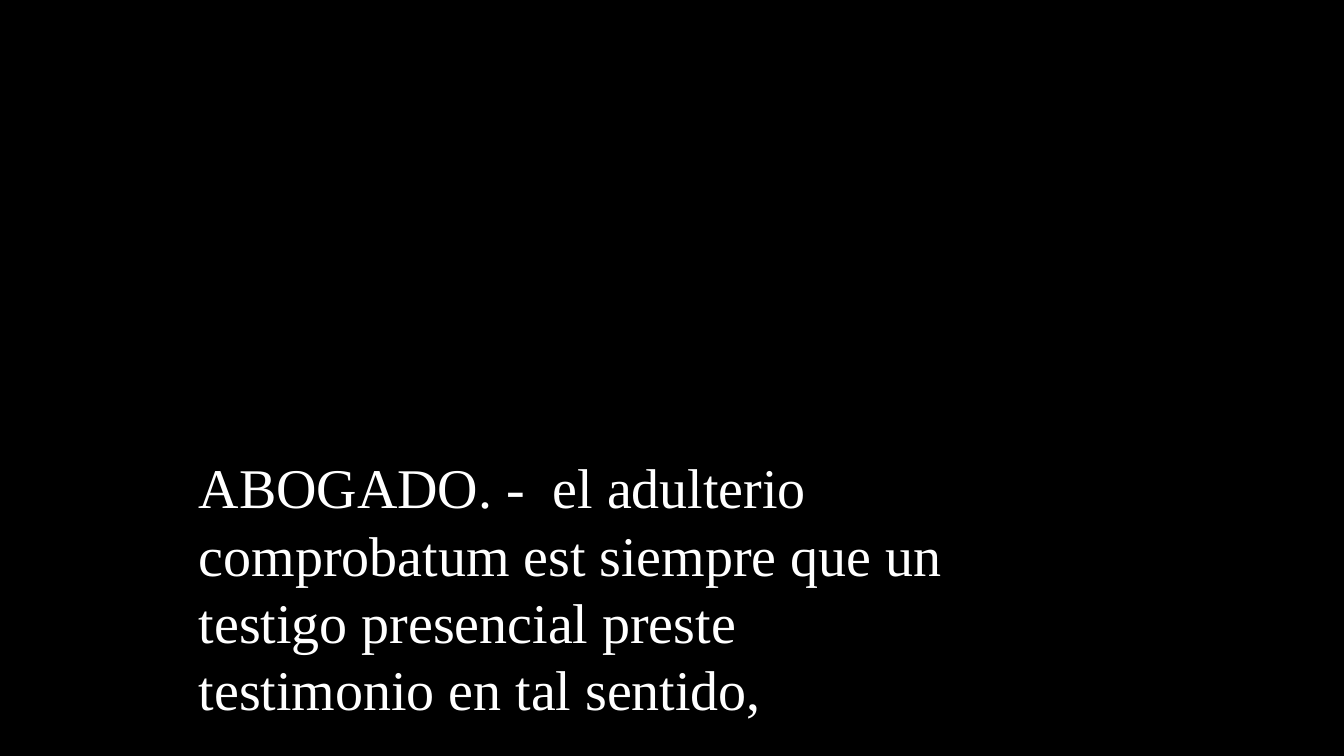
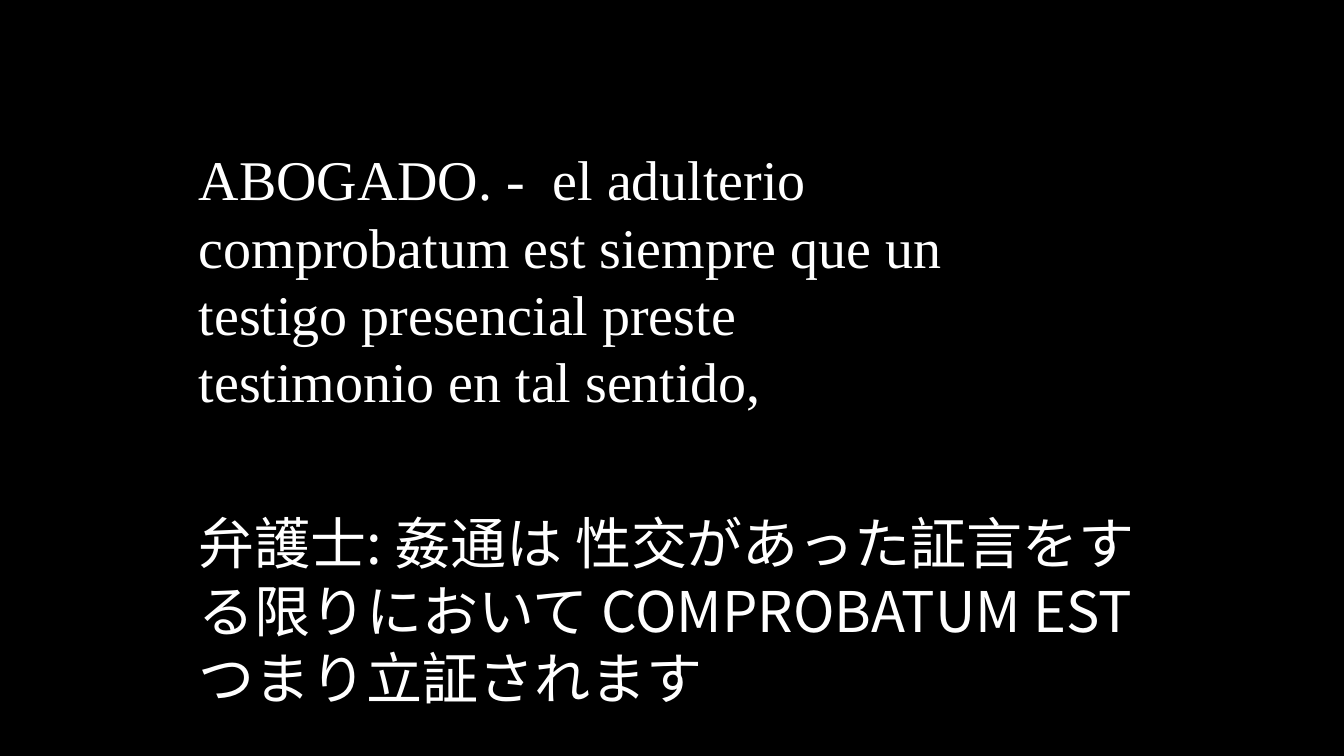
Before and after one commit to oulcggc/lang-drama-caption, a slide deck: slide 75 of complete-cap.pptx. Drawn at 1344x756 pixels with LibreOffice and Linux fonts; fonts in the diff are those of the drawing. Boxes give left, top, right and bottom in pixels: in the first picture for what was removed or moved away, otherwise in the second. Text is boxed around its words. In the diff, an @@ line names an element or a change of style, - is before the commit and + after.

```diff
--- a/complete-cap.pptx
+++ b/complete-cap.pptx
@@ text "ABOGADO. - el adulterio comprobatum ...": place and size @@
-text "ABOGADO. - el adulterio comprobatum ..." at [199,469,941,719]
+text "ABOGADO. - el adulterio comprobatum ..." at [199,161,941,411]
@@ text added at [199,516,1135,704], 40 pt, text #FFFFFF @@
+弁護士: 姦通は 性交があった証言をする限りにおいて COMPROBATUM EST つまり立証されます
```
Also in this commit, not shown: 147 other slides changed, 12 slides added, 12 slides removed, 3 other files.
